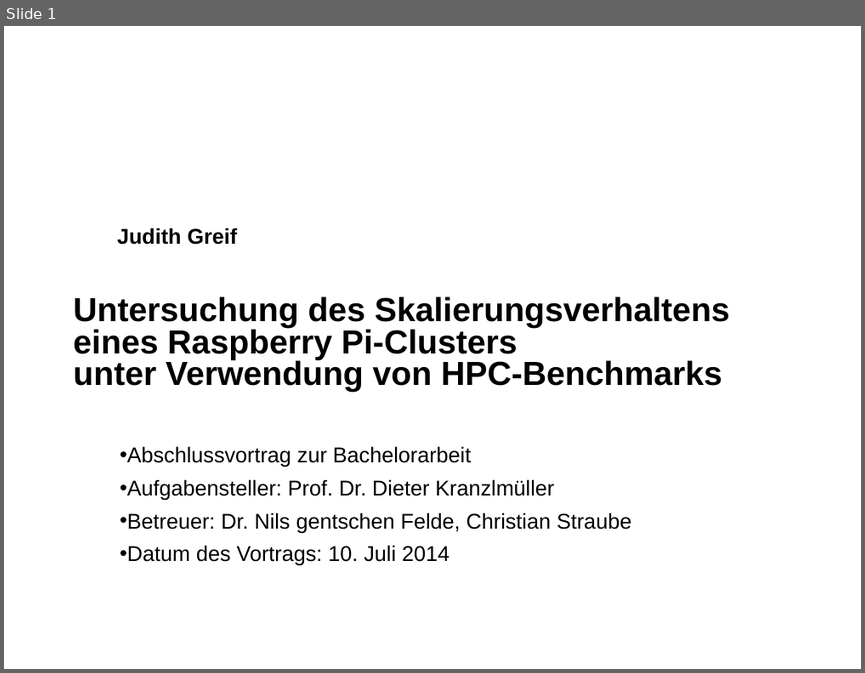
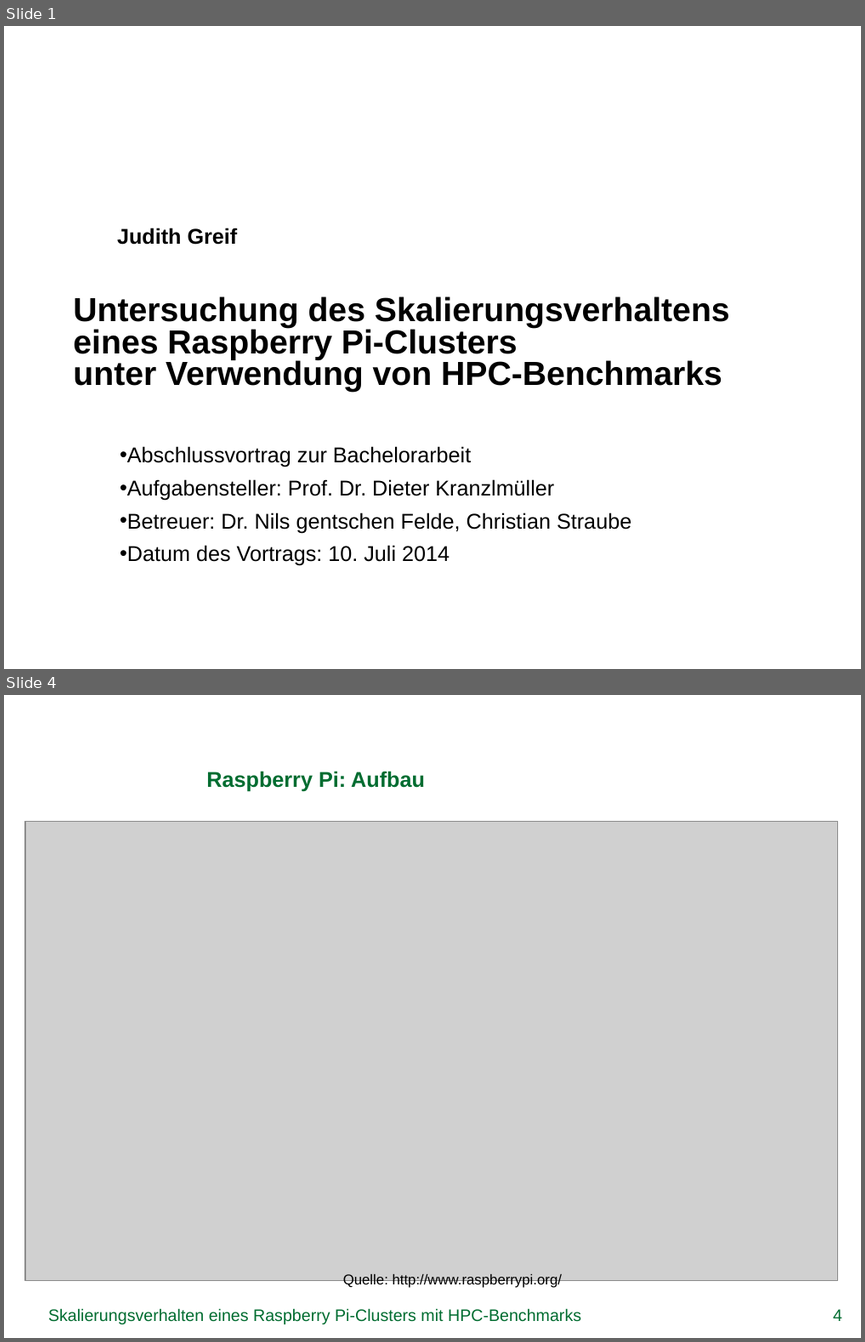
Before and after one commit to missgreenwood/bachelor-arbeit, a slide deck: Disputation/grei14.pptx. Shown one above the other, each under a label of ours: slide 1 before the commit, slides 1 and 4 after it; the slides between them are not shown. The pictures are 865x673 and 865x1342 pixels, drawn with LibreOffice and Linux fonts; fonts in the diff are those of the drawing; grey boxes stand for pictures; background and template pictures are left out. Boxes give left, top, right and bottom in pixels: in the first picture for what was removed or moved away, otherwise in the second. Text is boxed around its words. In the diff, an @@ line names an element or a change of style, - is before the commit and + after.

```diff
--- a/Disputation/grei14.pptx
+++ b/Disputation/grei14.pptx
@@ slide 4 added at [4, 695, 861, 1338], background picture (left out) @@
@@ title added at [206, 771, 425, 792], 18 pt, text #006C30, bold @@
+Raspberry Pi: Aufbau
@@ picture added at [25, 821, 838, 1280] @@
@@ text added at [343, 1274, 562, 1287], 12 pt, text #000000 @@
+Quelle: http://www.raspberrypi.org/
@@ text added at [48, 1308, 581, 1324], 14 pt, text #006C30 @@
+Skalierungsverhalten eines Raspberry Pi-Clusters mit HPC-Benchmarks
@@ page number added at [833, 1309, 842, 1321], 14 pt, text #006C30 @@
+4
```
Also in this commit, not shown: 3 slides changed, 6 other slides added, 2 other files.
